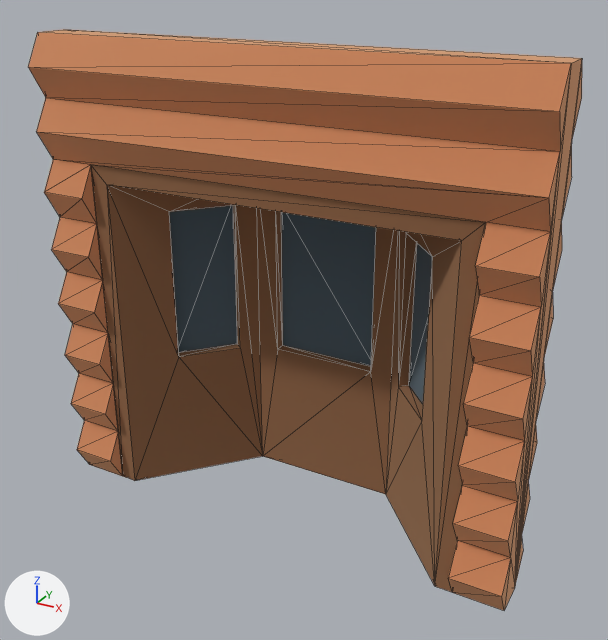
The glTF model public/glb/cabinWindowLarge.glb: old version first, new version second.
One viewpoint serves both versions: a camera (50 mm lens) standing at (0.76, -1.274, 1.116) and looking at (0.015, 0.08, 0.439). The lights are fixed; the arrows at lower left show +X, +Y and +Z. Mesh edges are drawn as thin lines. Where no turn or scale is listed for an object, it has been applied to the vertices. Vertices at the same position are counted once.

In view in the first picture: 'cabinWindowLarge', 'frame'.
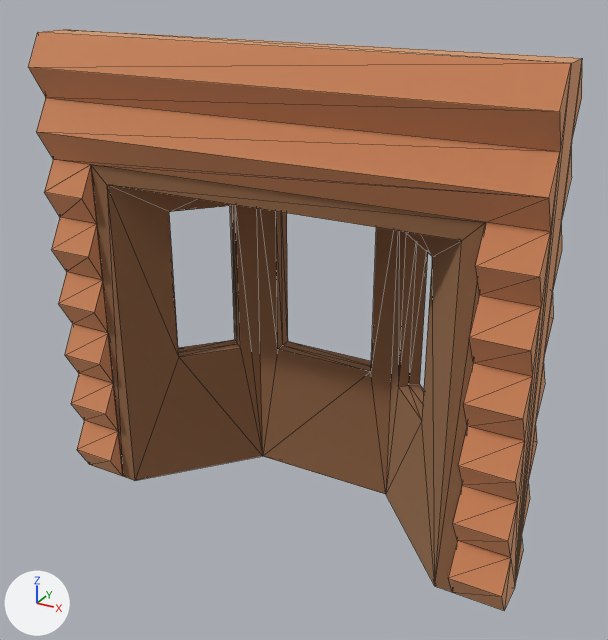
Pixel boxes [x1, y1, x2, y2] of what changed, in the pictures (608 x 640 px):
```json
{"part": 1, "of": "me_mesh_frame", "change": "deleted", "before": [169, 206, 432, 404]}
```

The change, as JSON lines over the scene's bpy script:
```json
{"block": "me_mesh_frame", "where": "me_mesh_frame.from_pydata(...)  # 114 vertices, 234 faces; spans x 0.0..0.8, y -0.296..0.0, z 0.0..0.73"}
{"block": "me_mesh_frame", "where": "# used by ob_frame; location = (-0.4, 0.261, 0.0)"}
{"block": "me_mesh_frame", "where": "# verts and faces of me_mesh_frame; kept vertices keep their numbers, new ones are numbered from 114"}
{"block": "me_mesh_frame", "where": "# before: 0 (0.098, -0.191, 0.627), 1 (0.098, -0.191, 0.297), 2 (0.191, -0.086, 0.627), 3 (0.191, -0.086, 0.297) at pixel (237, 343), 4 (0.702, -0.191, 0.297)"}
{"block": "me_mesh_frame", "where": "# before: 5 (0.702, -0.191, 0.627), 6 (0.609, -0.086, 0.297) at pixel (408, 385), 7 (0.609, -0.086, 0.627), 8 (0.285, -0.044, 0.297) at pixel (282, 345), 9 (0.515, -0.044, 0.297)"}
{"block": "me_mesh_frame", "where": "# before: 10 (0.285, -0.044, 0.627), 11 (0.515, -0.044, 0.627)"}
{"op": "remove", "block": "me_mesh_frame", "code": "me_mesh_frame.materials.append(mat_window)  # blue #82949f"}
{"block": "me_mesh_frame", "change": "me_mesh_frame part 1"}
{"op": "add", "block": "me_mesh_frame", "code": "delete_faces([(0, 2, 1), (1, 2, 3), (4, 6, 5), (5, 6, 7), (8, 10, 9), (9, 10, 11)])"}
{"op": "remove", "block": "ob_tmpparent", "code": ["ob_tmpparent = bpy.data.objects.new('tmpParent', None)", "ob_tmpparent.location = (0.0, 0.0, 0.0)"]}
```
